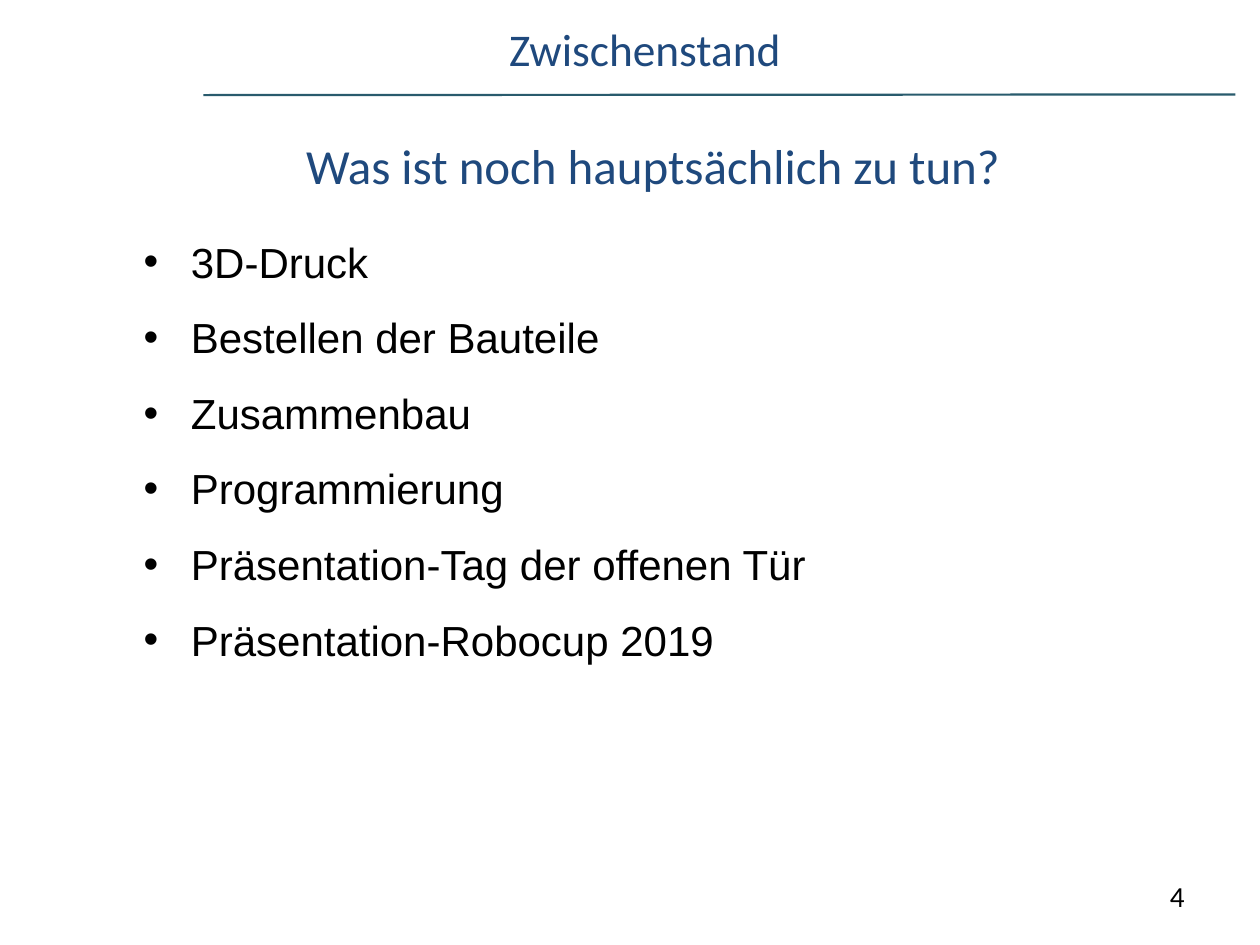
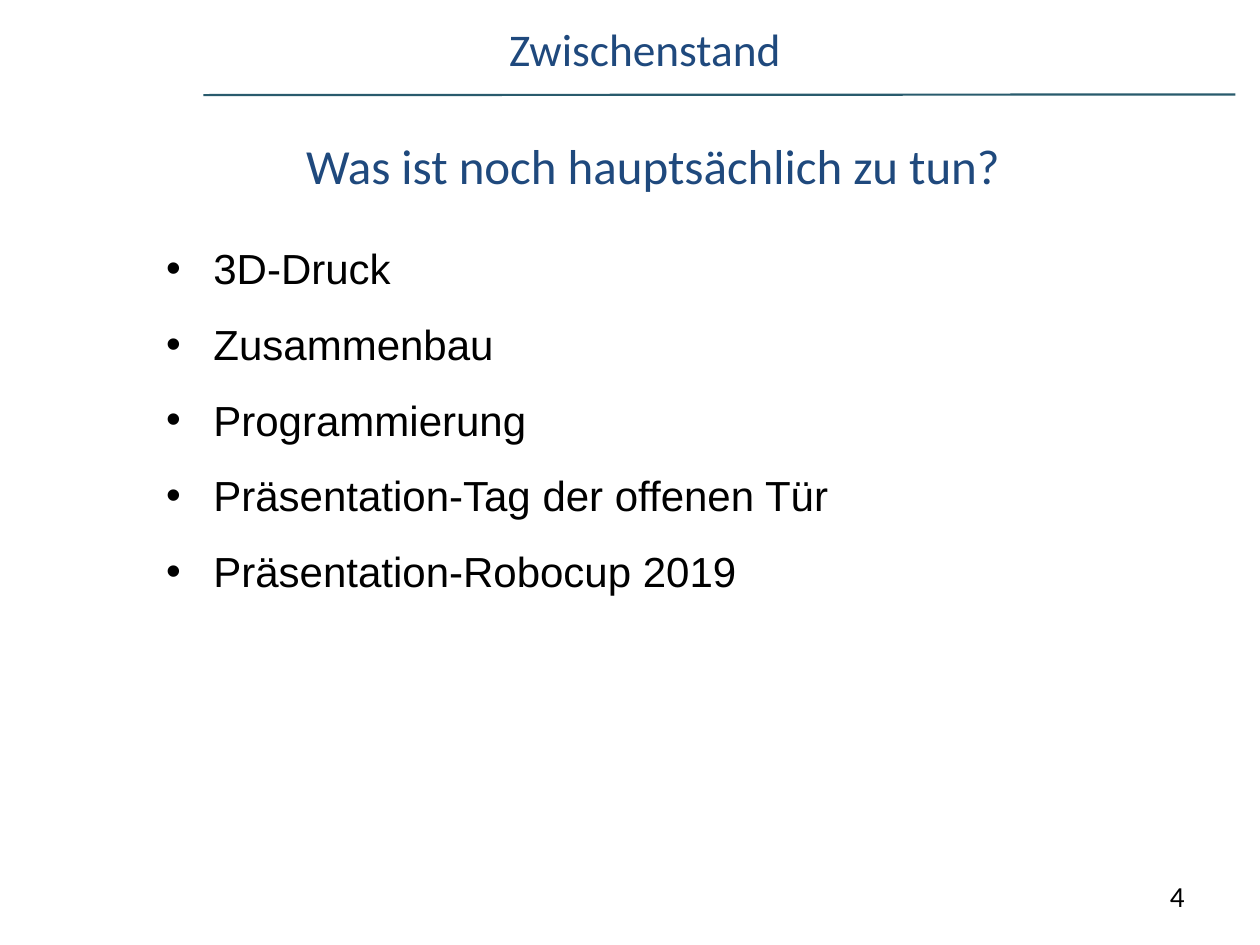
Before and after one commit to schire140195/Humanoid-Robot, a slide deck: slide 4 of Zwischenpräsentation.ppt. Drawn at 1260x945 pixels with LibreOffice and Linux fonts; fonts in the diff are those of the drawing; background and template pictures are left out. Boxes give left, top, right and bottom in pixels: in the first picture for what was removed or moved away, otherwise in the second. Text is boxed around its words. In the diff, an @@ line names an element or a change of style, - is before the commit and + after.

```diff
--- a/Zwischenpräsentation.ppt
+++ b/Zwischenpräsentation.ppt
@@ text "3D-Druck": place and size @@
-text "3D-Druck" at (191, 247, 806, 664)
+text "3D-Druck" at (213, 253, 828, 595)
@@ text at (191, 322, 600, 354): paragraph removed @@
-• Bestellen der Bauteile
```
Also in this commit, not shown: 1 other slide changed.
